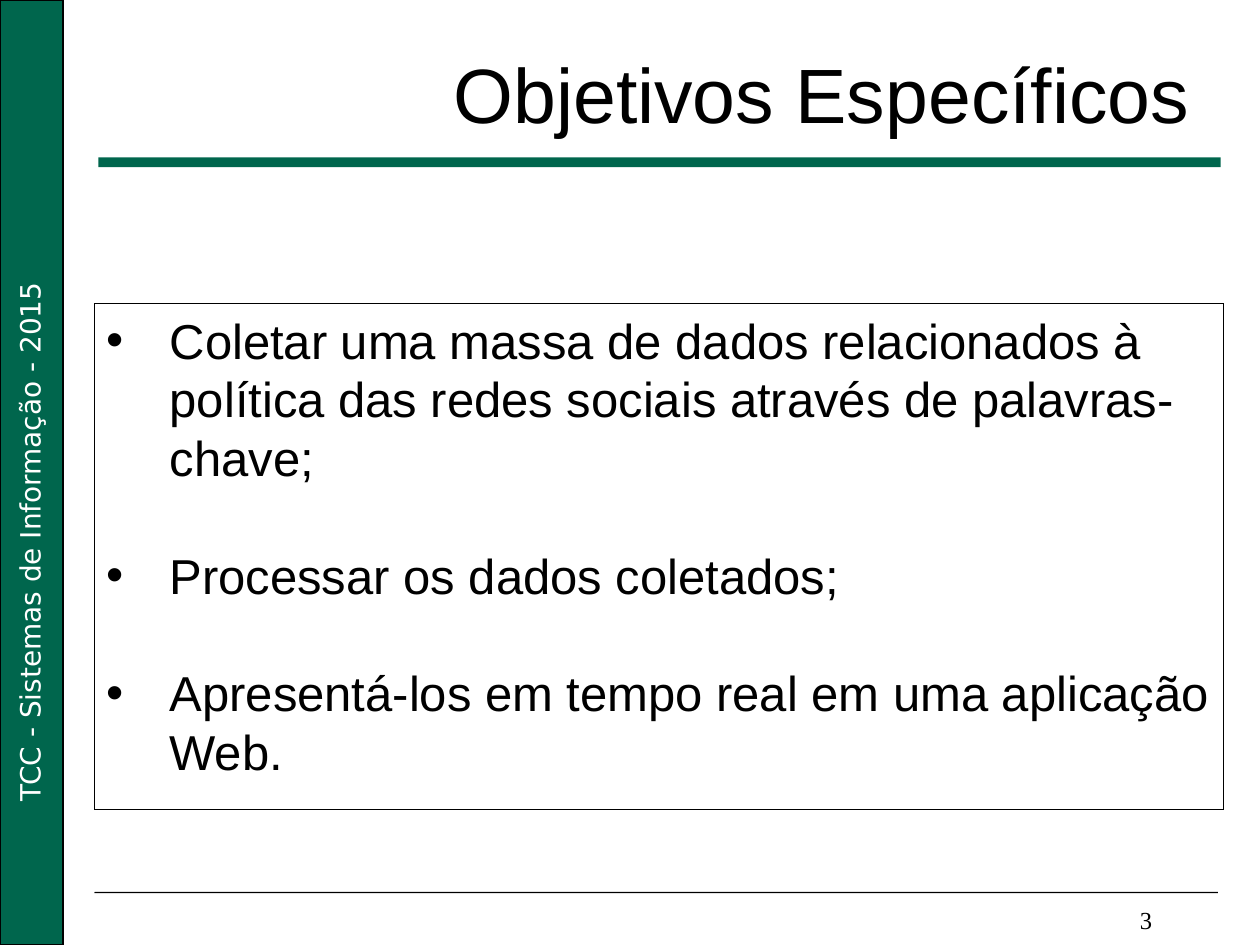
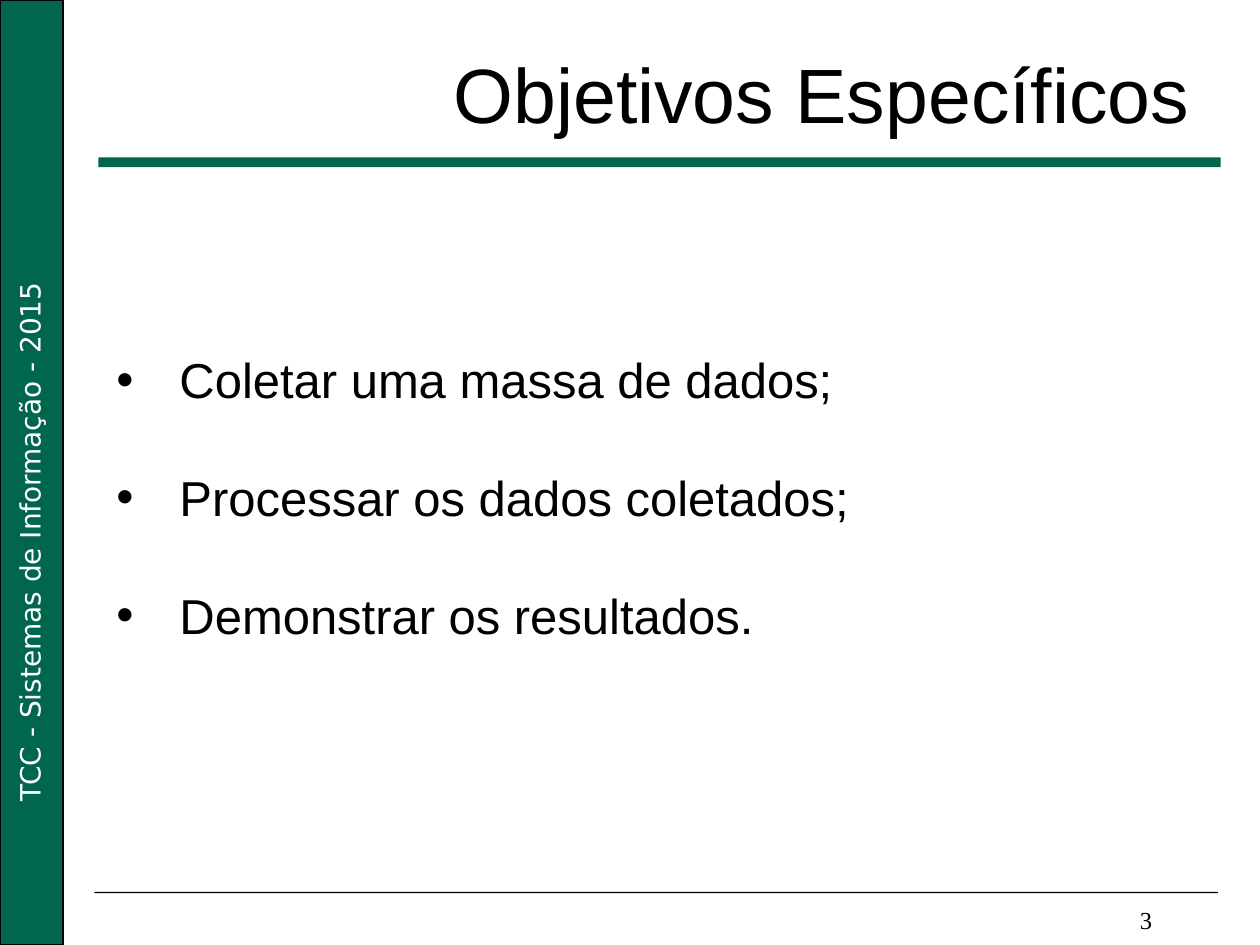
Before and after one commit to Nikofoxxx/TCC, a slide deck: slide 3 of documents/life_cycle/Apresentação_Big_Data.pptx. Drawn at 1260x945 pixels with LibreOffice and Linux fonts; fonts in the diff are those of the drawing; background and template pictures are left out. Boxes give left, top, right and bottom in pixels: in the first picture for what was removed or moved away, otherwise in the second. Text is boxed around its words. In the diff, an @@ line names an element or a change of style, - is before the commit and + after.

```diff
--- a/documents/life_cycle/Apresentação_Big_Data.pptx
+++ b/documents/life_cycle/Apresentação_Big_Data.pptx
@@ text "Coletar uma massa de dados;": place and size @@
-text "Coletar uma massa de dados;" at <box>94,304,1223,810</box>
+text "Coletar uma massa de dados;" at <box>179,362,849,635</box>
@@ text "Coletar uma massa de dados;" at <box>179,362,849,635</box>: outline #000000 0.75 pt to none @@
@@ text at <box>179,362,832,405</box>: text changed @@
-• Coletar uma massa de dados relacionados à política das redes sociais através de palavras-chave;
+• Coletar uma massa de dados;
@@ text at <box>179,598,753,635</box>: text changed @@
-• Apresentá-los em tempo real em uma aplicação Web.
+• Demonstrar os resultados.
```
Also in this commit, not shown: 12 other slides changed, 1 slide added, 3 slides removed, 3 other files.
